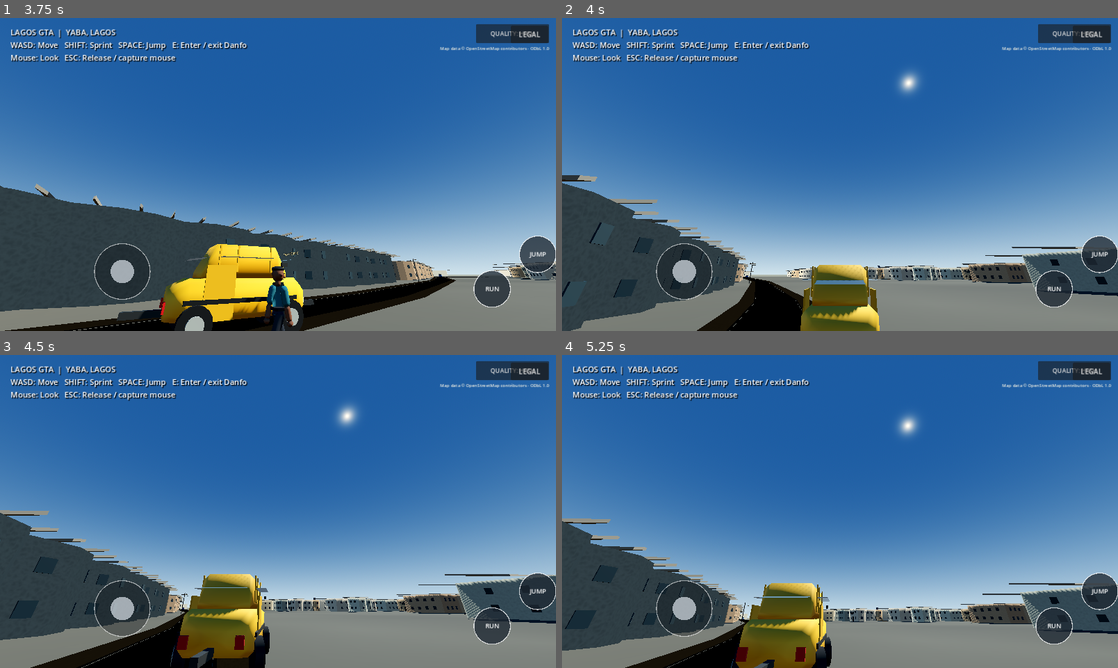
Above: before the commit, frames 1-4 (two rows, left to right).
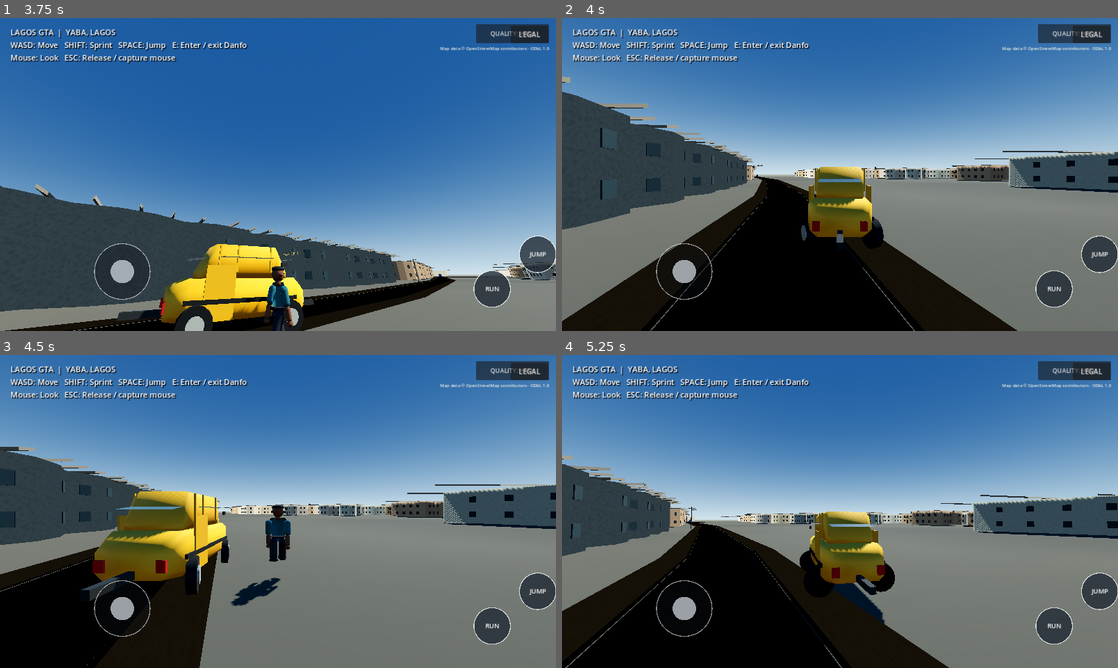
Above: after the commit, the same moments.

Repository: johnAyodele1/lagos-gta
Game: Godot game, scene res://scenes/main.tscn
The game is run twice, just before and just after one commit, with the same random seed, the same clock (stepped at 60 frames per second) and the same inputs.
Inputs (mouse positions are in pixels of both pictures, inside the frame that each line leads up to):
- Up to frame 1 (3.75 s): click "QUALITY: HIGH" at 0.5 s; click "LEGAL" at 1.25 s; click "I agree to the Terms & Condit…" at 2 s; click "Accept and continue" at 2.75 s; tap Enter at 3.5 s; move the mouse to (305, 174) at 3.52 s; hold W from 3.53 s (still down); hold Shift from 3.53 s (still down)
- Up to frame 2 (4 s): keep holding W; keep holding Shift; tap Space at 3.77 s
- Up to frame 3 (4.5 s): keep holding W; move the mouse to (250, 511) at 4.27 s; release Shift at 4.28 s; tap E at 4.35 s
- Up to frame 4 (5.25 s): keep holding W; tap Space at 4.52 s; move the mouse to (851, 505) at 5.02 s; hold Shift from 5.03 s (still down)

Frame 1 is identical in both runs. In frame 2, 77% of the frame differs, in the area x 0-100%, y 4-100%; in frame 3, 72%; in frame 4, 74%.
Error before the commit: Invalid access to property or key 'camera_mount' on a base object of type 'CharacterBody3D (PlayerController)'. (res://scripts/vehicle_controller.gd:241)

Commit message:
fix: reparent camera yaw pivot while keeping camera direct under spring arm

Diff:
--- a/scripts/vehicle_controller.gd
+++ b/scripts/vehicle_controller.gd
@@ -234,11 +234,13 @@
 	player.collision_layer = 0
 	player.collision_mask = 0
 	player.body_mesh.visible = false
-	player.camera_pivot.reparent(self, false)
-	player.camera_pivot.position = Vector3(0.0, 2.4, 0.0)
+	player.camera_yaw_pivot.reparent(self, false)
+	player.camera_yaw_pivot.position = Vector3(0.0, 2.4, 0.0)
+	player.camera_yaw_pivot.rotation = Vector3.ZERO
+	player.camera_pivot.position = Vector3.ZERO
 	player.camera_pivot.rotation = Vector3.ZERO
 	player.camera_pivot.spring_length = 8.0
-	player.camera_mount.rotation.x = deg_to_rad(-12.0)
+	player.camera.rotation = Vector3(deg_to_rad(-12.0), 0.0, 0.0)
 	player.camera_pivot.collision_mask = WORLD_COLLISION_LAYER
 	player.camera.position = Vector3.ZERO
 	player.camera.rotation = Vector3.ZERO
@@ -275,11 +277,13 @@
 		push_warning("Cannot exit the danfo: all nearby exit positions are blocked.")
 		return
 	driver = null
-	player.camera_pivot.reparent(player, false)
-	player.camera_pivot.position = Vector3(0.0, 1.72, 0.0)
+	player.camera_yaw_pivot.reparent(player, false)
+	player.camera_yaw_pivot.position = Vector3(0.0, 1.72, 0.0)
+	player.camera_yaw_pivot.rotation = Vector3.ZERO
+	player.camera_pivot.position = Vector3.ZERO
 	player.camera_pivot.rotation = Vector3.ZERO
 	player.camera_pivot.spring_length = 7.2
-	player.camera_mount.rotation.x = deg_to_rad(-14.0)
+	player.camera.rotation = Vector3(deg_to_rad(-14.0), 0.0, 0.0)
 	player.camera_pivot.collision_mask = WORLD_COLLISION_LAYER
 	player.camera.position = Vector3.ZERO
 	player.camera.rotation = Vector3.ZERO
